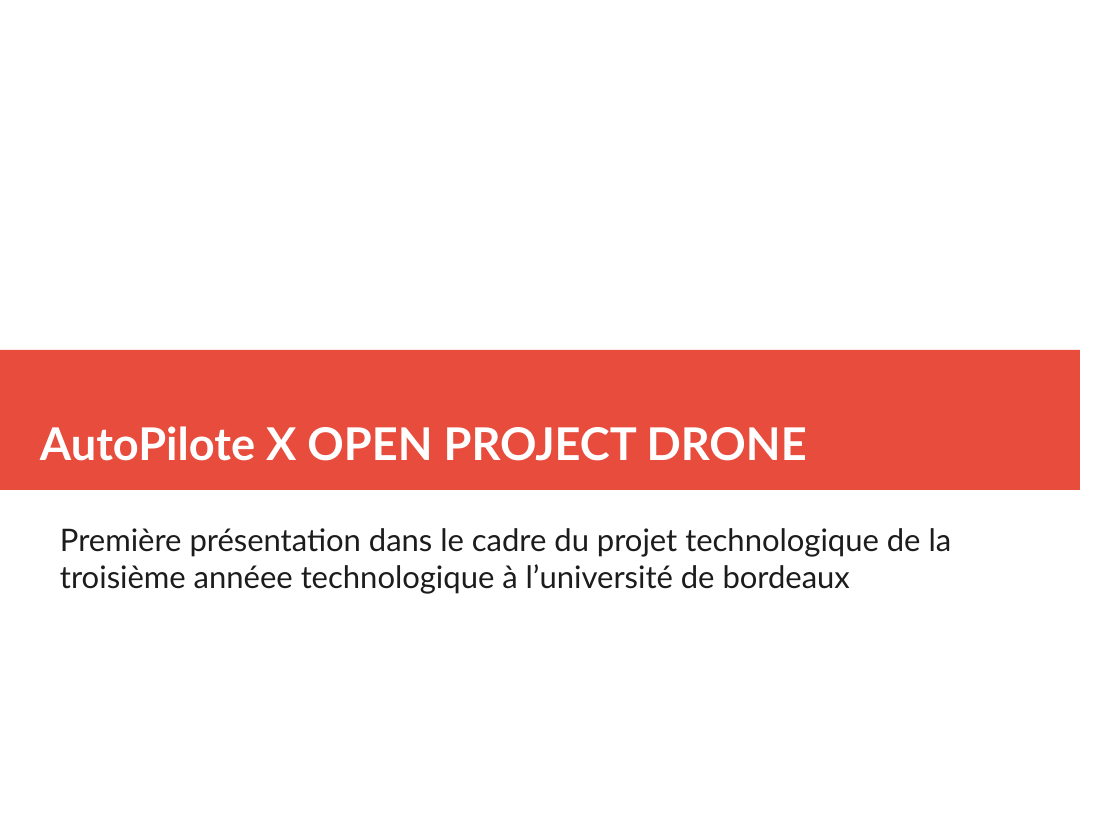
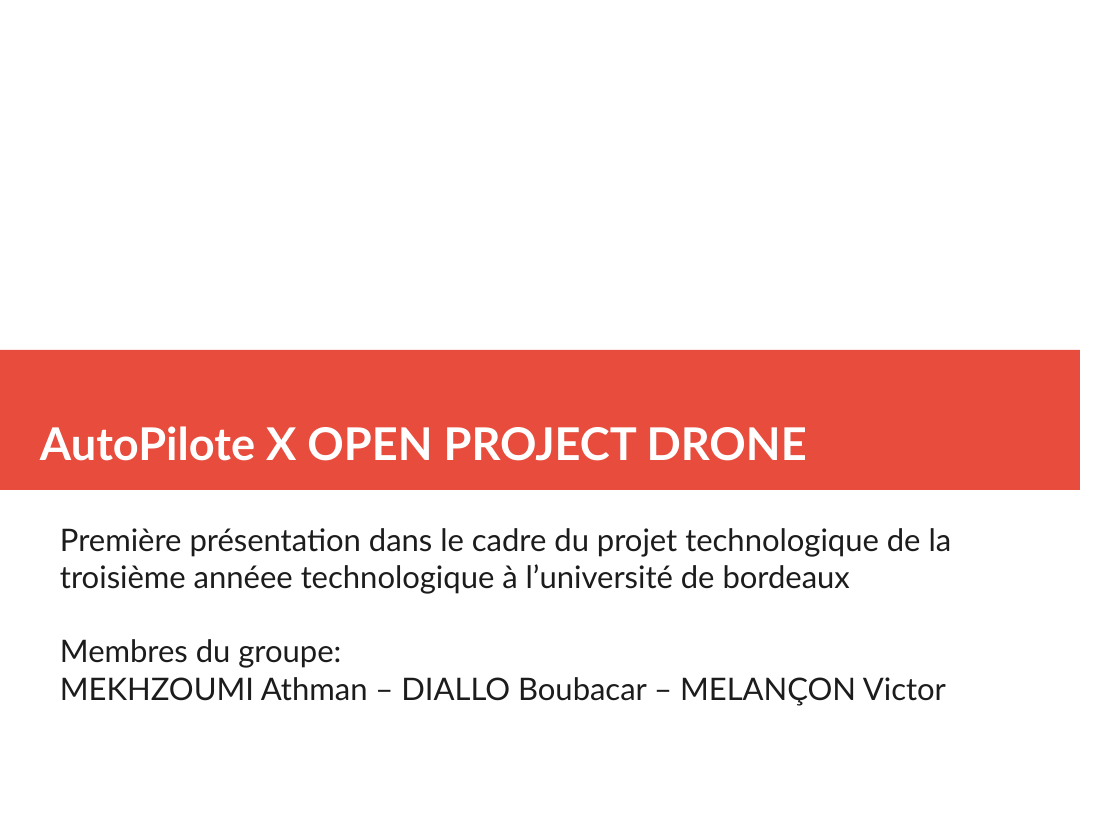
Before and after one commit to athmanmekh/AuttoPIlote-X-OPEN-PILOT, a slide deck: slide 1 of presentation/diapoPresentation.odp. Drawn at 1120x840 pixels with LibreOffice and Linux fonts; fonts in the diff are those of the drawing. Boxes give left, top, right and bottom in pixels: in the first picture for what was removed or moved away, otherwise in the second. Text is boxed around its words. In the diff, an @@ line names an element or a change of style, - is before the commit and + after.

Commit message:
update presentation

```diff
--- a/presentation/diapoPresentation.odp
+++ b/presentation/diapoPresentation.odp
@@ subtitle at [60, 639, 946, 705]: paragraphs added @@
+Membres du groupe:
+MEKHZOUMI Athman – DIALLO Boubacar – MELANÇON Victor
```
Also in this commit, not shown: 6 slides added, 1 slide removed, 4 other files.
